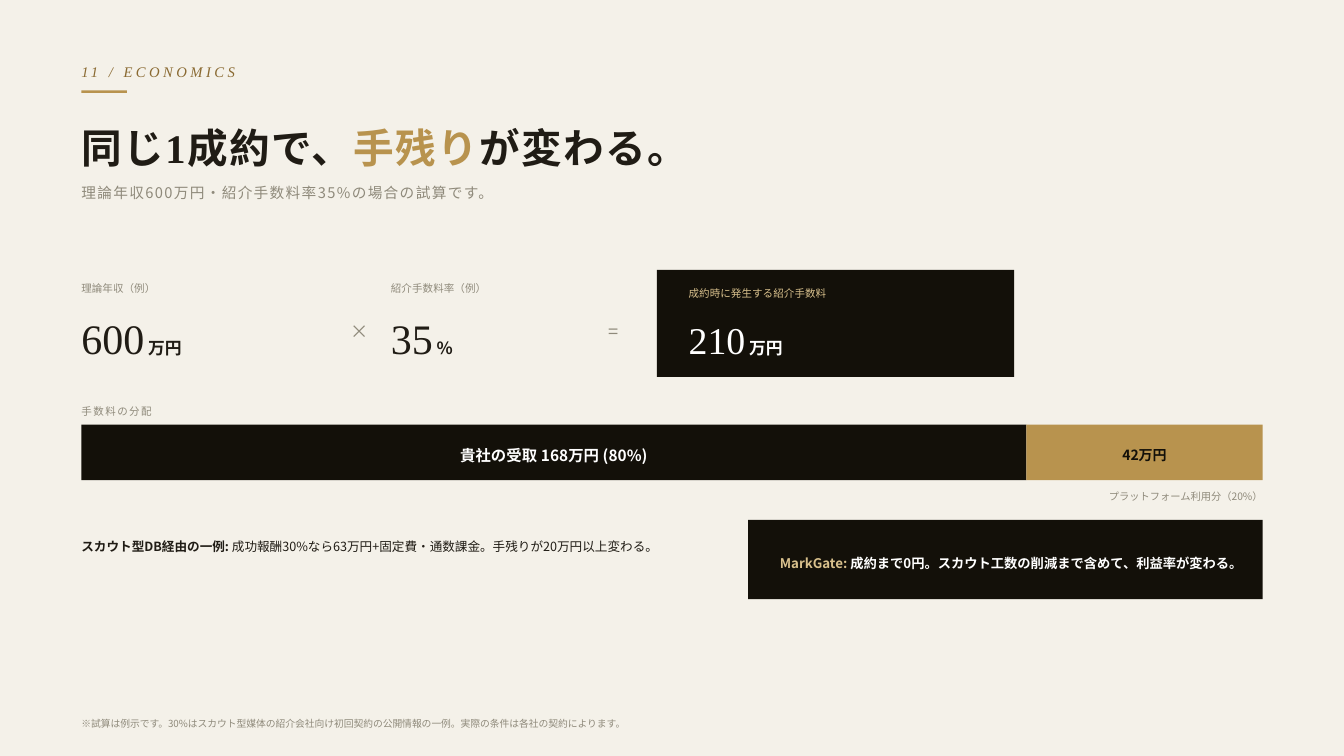
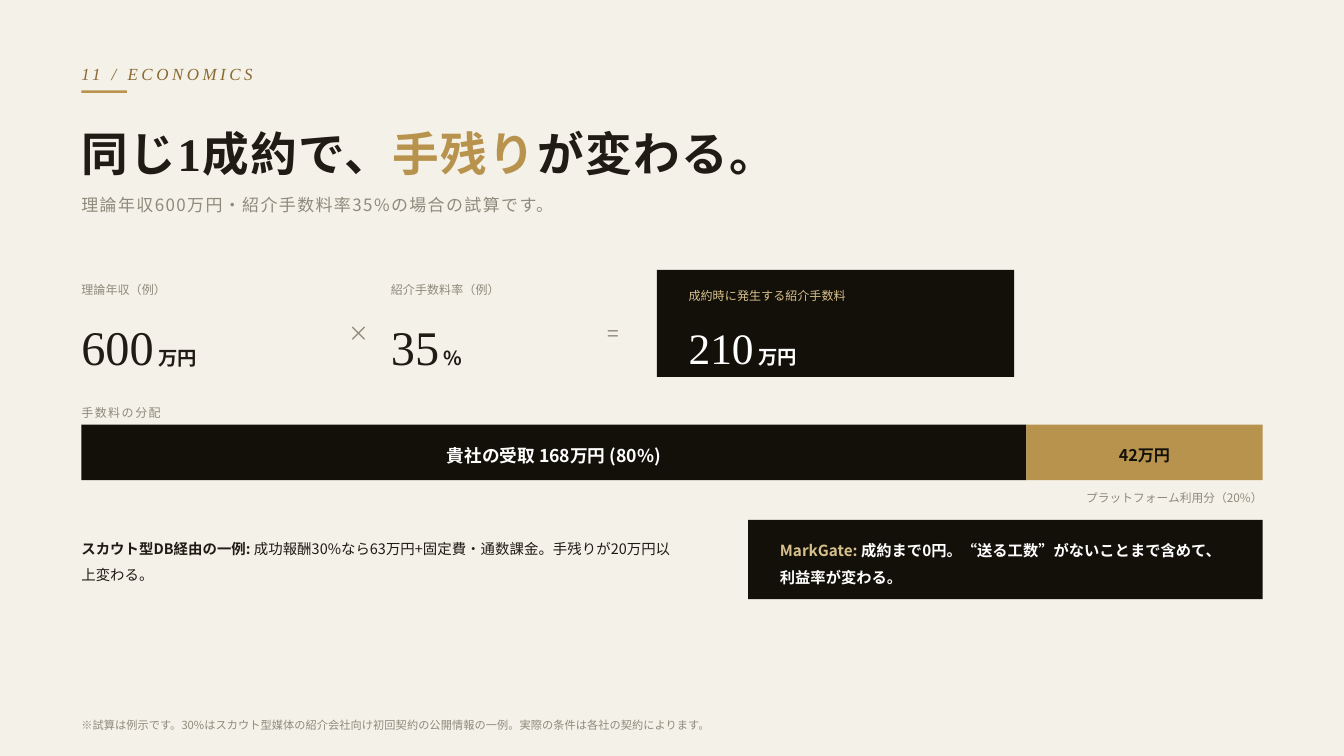
Before and after one commit to hokan38/Business, a slide deck: slide 12 of sales/markgate-agent-deck.pptx. Drawn at 1344x756 pixels with LibreOffice and Linux fonts; fonts in the diff are those of the drawing. Boxes give left, top, right and bottom in pixels: in the first picture for what was removed or moved away, otherwise in the second. Text is boxed around its words. In the diff, an @@ line names an element or a change of style, - is before the commit and + after.

```diff
--- a/sales/markgate-agent-deck.pptx
+++ b/sales/markgate-agent-deck.pptx
@@ text "11 / ECONOMICS" at [81, 69, 100, 80]: size 10.5 to 12.1 pt @@
@@ text "同じ1成約で、手残りが変わる。" at [81, 131, 776, 176]: size 29 to 33.3 pt @@
@@ text "理論年収600万円・紹介手数料率35%の場合の試算です。" at [81, 197, 553, 212]: size 10.5 to 12.1 pt @@
@@ text "理論年収600万円・紹介手数料率35%の場合の試算です。": place and size @@
-text "理論年収600万円・紹介手数料率35%の場合の試算です。" at [81, 186, 493, 199]
+text "理論年収600万円・紹介手数料率35%の場合の試算です。" at [81, 197, 553, 212]
@@ text "理論年収（例）" at [81, 284, 197, 367]: size 7.5 to 8.6 pt in "理論年収（例）"; size 30 to 34.5 pt in "600"; size 12 to 13.8 pt in "万円" @@
@@ text "紹介手数料率（例）" at [391, 284, 500, 366]: size 7.5 to 8.6 pt in "紹介手数料率（例）"; size 30 to 34.5 pt in "35"; size 12 to 13.8 pt in "%" @@
@@ text "成約時に発生する紹介手数料" at [689, 290, 846, 366]: size 7.5 to 8.6 pt in "成約時に発生する紹介手数料"; size 27 to 31 pt in "210"; size 12 to 13.8 pt in "万円" @@
@@ text "×" at [336, 314, 383, 353]: size 13 to 14.9 pt @@
@@ text "=" at [590, 314, 637, 353]: size 13 to 14.9 pt @@
@@ text "手数料の分配" at [81, 407, 160, 418]: size 7.5 to 8.6 pt @@
@@ text "貴社の受取 168万円 (80%)" at [447, 447, 661, 466]: size 11 to 12.6 pt @@
@@ text "42万円" at [1119, 448, 1170, 463]: size 10 to 11.5 pt @@
@@ text "プラットフォーム利用分（20%）" at [1086, 492, 1262, 503]: size 7.3 to 8.4 pt @@
@@ text "スカウト型DB経由の一例: 成功報酬30%なら63万円+固定費・通数課金。手残りが20万円以上変わる。" at [81, 541, 670, 581]: size 9 to 10.3 pt @@
@@ text at [780, 543, 1221, 585]: text changed; size 9.5 to 10.9 pt @@
-MarkGate: 成約まで0円。スカウト工数の削減まで含めて、利益率が変わる。
+MarkGate: 成約まで0円。“送る工数”がないことまで含めて、利益率が変わる。
@@ text "※試算は例示です。30%はスカウト型媒体の紹介会社向け初回契約の公開情報の一例。実際の条件は各社の契約によります。" at [81, 720, 709, 730]: size 7 to 8 pt @@
```
Also in this commit, not shown: 16 other slides changed, 2 other files.
